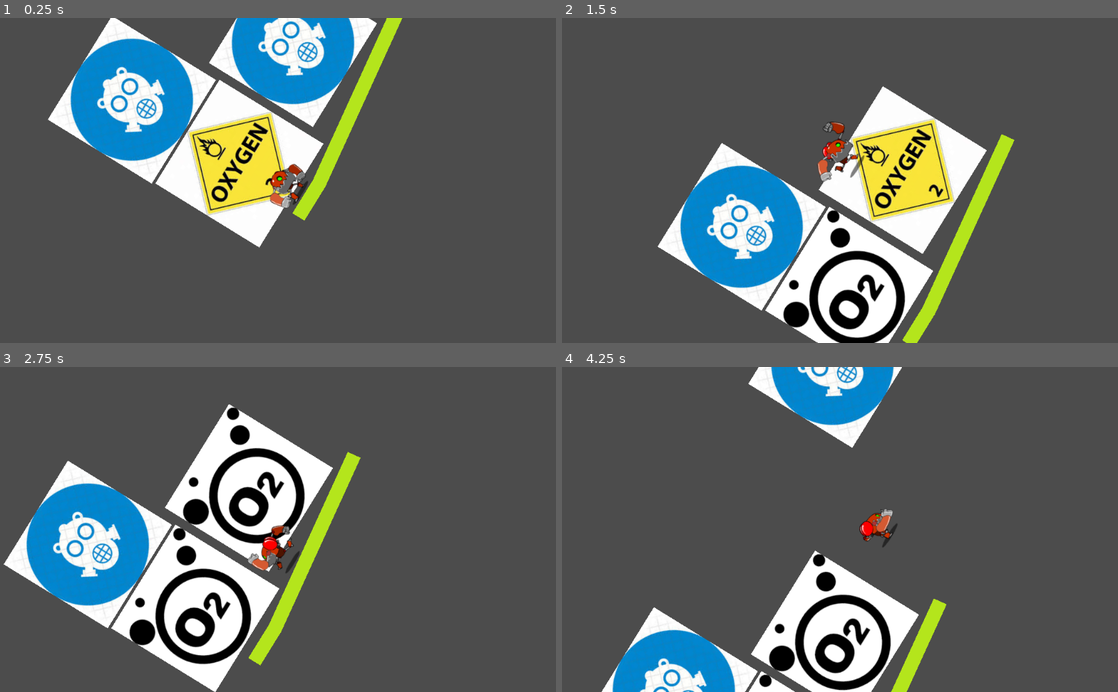
Above: before the commit, frames 1-4 (two rows, left to right).
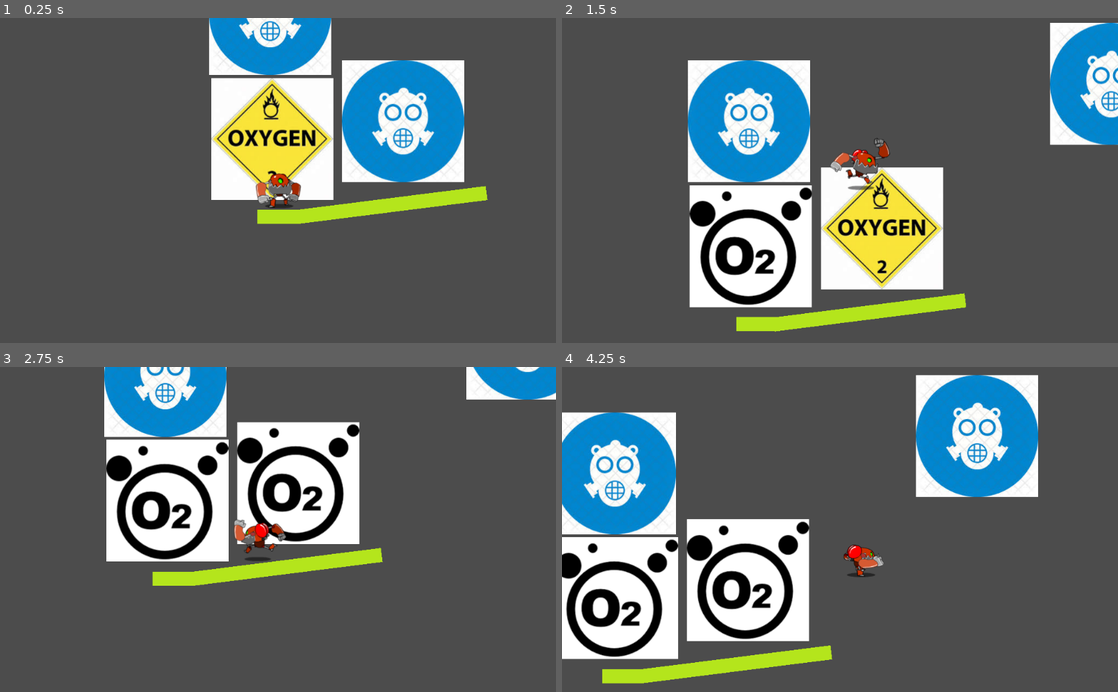
Above: after the commit, the same moments.

Repository: ceco-fmedia/flyfly
Game: Godot game, scene res://MainScene.tscn
The game is run twice, just before and just after one commit, with the same random seed, the same clock (stepped at 60 frames per second) and the same inputs.
Inputs:
- Up to frame 1 (0.25 s): no input
- Up to frame 2 (1.5 s): hold Right (ui_right) from 0.53 s (still down); tap Up (ui_up) at 0.77 s
- Up to frame 3 (2.75 s): tap Up (ui_up) at 1.52 s; release Right (ui_right) at 2.03 s; hold Left (ui_left) from 2.03 s (still down)
- Up to frame 4 (4.25 s): release Left (ui_left) at 2.78 s; hold Right (ui_right) from 2.78 s (still down); tap Up (ui_up) at 3.02, 3.77 s

The runs differ from the first frame. In frame 1, 32% of the frame differs, in the area x 8-88%, y 0-71%; in frame 2, 37%; in frame 3, 36%; in frame 4, 47%, in the area x 0-86%, y 0-100%.

Commit message:
Removed camere wobble

Diff:
--- a/Assets/Character/Character.gd
+++ b/Assets/Character/Character.gd
@@ -54,7 +54,7 @@
 		else:
 			anim = "Fall"
 	$sprite.play(anim)
-	camera_drunk()
+	# camera_drunk()
 
 
 func camera_drunk():
--- a/project.godot
+++ b/project.godot
@@ -19,15 +19,6 @@
 run/main_scene="res://MainScene.tscn"
 config/icon="res://icon.png"
 
-[layer_names]
-
-2d_render/layer_1="player"
-2d_physics/layer_1="player"
-2d_render/layer_2="utilities"
-2d_physics/layer_2="utilities"
-2d_render/layer_3="fire"
-2d_physics/layer_3="fire"
-
 [rendering]
 
 quality/driver/fallback_to_gles2=true
Not shown, changed: Assets/Character/CHR_IdleDown/CHR_Idle_Down_0001.png.import
Not shown, changed: Assets/Character/CHR_IdleDown/CHR_Idle_Down_0002.png.import
Not shown, changed: Assets/Character/CHR_IdleDown/CHR_Idle_Down_0003.png.import
Not shown, changed: Assets/Character/CHR_IdleDown/CHR_Idle_Down_0004.png.import
Not shown, changed: Assets/Character/CHR_IdleDown/CHR_Idle_Down_0005.png.import
Not shown, changed: Assets/Character/CHR_IdleDown/CHR_Idle_Down_0006.png.import
Not shown, changed: Assets/Character/CHR_IdleDown/CHR_Idle_Down_0007.png.import
Not shown, changed: Assets/Character/CHR_IdleDown/CHR_Idle_Down_0008.png.import
Not shown, changed: Assets/Character/CHR_RunSide/CHR_Run_Side_0001.png.import
Not shown, changed: Assets/Character/CHR_RunSide/CHR_Run_Side_0002.png.import
Not shown, changed: Assets/Character/CHR_RunSide/CHR_Run_Side_0003.png.import
Not shown, changed: Assets/Character/CHR_RunSide/CHR_Run_Side_0004.png.import
(and 8 more such lines)
